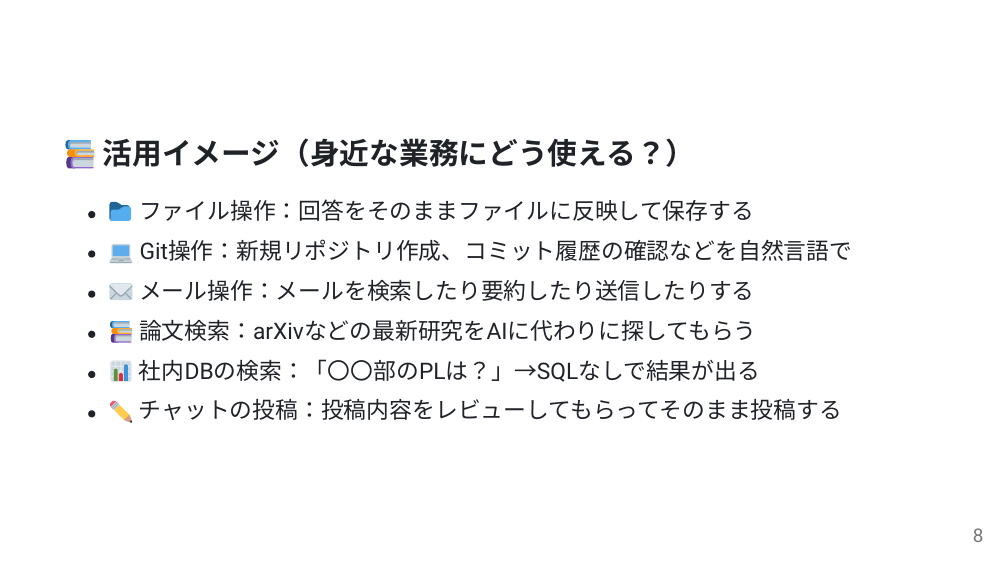
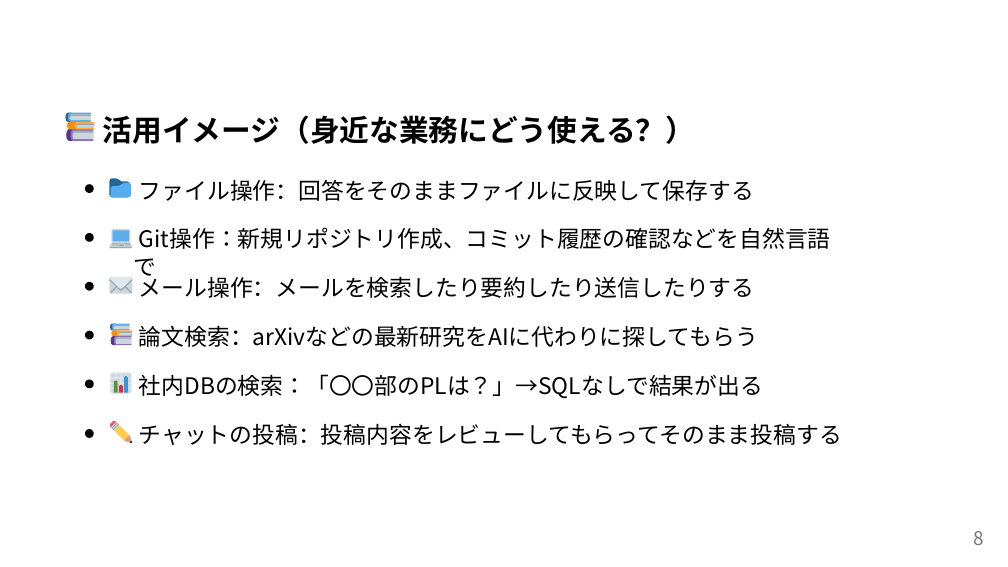
Before and after one commit to ShunsukeTamura06/mcp-study-materials, a slide deck: slide 8 of mcp-introduction.pptx. Drawn at 1008x567 pixels with LibreOffice and Linux fonts; fonts in the diff are those of the drawing. Boxes give left, top, right and bottom in pixels: in the first picture for what was removed or moved away, otherwise in the second. Text is boxed around its words. In the diff, an @@ line names an element or a change of style, - is before the commit and + after.

```diff
--- a/mcp-introduction.pptx
+++ b/mcp-introduction.pptx
@@ 4 freeform shapes: place and size @@
-4 freeform shapes at [65, 140, 132, 221]
+4 freeform shapes at [65, 113, 132, 197]
@@ freeform shape: place and size @@
-freeform shape at [73, 159, 94, 167]
+freeform shape at [70, 114, 91, 120]
@@ freeform shape: place and size @@
-freeform shape at [73, 159, 94, 166]
+freeform shape at [70, 114, 91, 118]
@@ text at [103, 115, 696, 144]: text changed; font Arial to Noto Sans CJK JP; text colour #1F2328 to #000000 @@
-活⽤イメージ（⾝近な業務にどう使える？）
+活用イメージ（身近な業務にどう使える？）
@@ freeform shape: place and size @@
-freeform shape at [70, 142, 91, 148]
+freeform shape at [73, 131, 94, 139]
@@ freeform shape: place and size @@
-freeform shape at [70, 142, 91, 146]
+freeform shape at [73, 131, 94, 138]
@@ 6 freeform shapes: place and size @@
-6 freeform shapes at [67, 150, 95, 168]
+6 freeform shapes at [67, 122, 95, 141]
@@ text "ファイル操作：回答をそのままファイルに反映して保存する": place and size @@
-text "ファイル操作：回答をそのままファイルに反映して保存する" at [139, 199, 754, 221]
+text "ファイル操作：回答をそのままファイルに反映して保存する" at [139, 180, 754, 201]
@@ fill #1F2328 to #000000 in 5 elements at [85, 282, 93, 290], [85, 380, 93, 388], [85, 233, 93, 241], [85, 430, 93, 438], [85, 185, 93, 193] @@
@@ freeform shape: place and size @@
-freeform shape at [88, 211, 95, 218]
+freeform shape at [85, 185, 93, 193]
@@ freeform shape: place and size @@
-freeform shape at [88, 250, 95, 257]
+freeform shape at [85, 233, 93, 241]
@@ text at [139, 227, 831, 249]: text changed; font Lato to Noto Sans CJK JP; text colour #1F2328 to #000000 @@
-Git操作：新規リポジトリ作成、コミット履歴の確認などを⾃然⾔語で
+Git操作：新規リポジトリ作成、コミット履歴の確認などを自然言語で
@@ 5 freeform shapes: place and size @@
-5 freeform shapes at [110, 244, 132, 263]
+5 freeform shapes at [110, 229, 132, 248]
@@ freeform shape: place and size @@
-freeform shape at [88, 290, 95, 297]
+freeform shape at [85, 282, 93, 290]
@@ 4 freeform shapes: place and size @@
-4 freeform shapes at [110, 284, 132, 300]
+4 freeform shapes at [110, 278, 132, 294]
@@ outline redrawn in 12 elements at [119, 332, 132, 335], [110, 337, 119, 346], [114, 337, 132, 346], [119, 332, 132, 334], [116, 337, 132, 343], [116, 337, 132, 343], [110, 324, 117, 330], [112, 324, 130, 330], [111, 330, 122, 337], [117, 330, 132, 337], [113, 325, 129, 330], [113, 325, 129, 328] @@
@@ text at [139, 325, 758, 347]: text changed; font Lato to Noto Sans CJK JP; text colour #1F2328 to #000000 @@
-論⽂検索：arXivなどの最新研究をAIに代わりに探してもらう
+論文検索：arXivなどの最新研究をAIに代わりに探してもらう
@@ freeform shape at [85, 330, 93, 339]: fill #1F2328 to #000000; outline redrawn @@
@@ freeform shape: place and size @@
-freeform shape at [88, 371, 95, 378]
+freeform shape at [85, 380, 93, 388]
@@ 4 freeform shapes: place and size @@
-4 freeform shapes at [110, 361, 132, 383]
+4 freeform shapes at [110, 372, 132, 394]
@@ freeform shape: place and size @@
-freeform shape at [124, 364, 128, 381]
+freeform shape at [124, 377, 128, 393]
@@ text "社内DBの検索：「〇〇部のPLは？」→SQLなしで結果が出る": place and size @@
-text "社内DBの検索：「〇〇部のPLは？」→SQLなしで結果が出る" at [139, 359, 760, 382]
+text "社内DBの検索：「〇〇部のPLは？」→SQLなしで結果が出る" at [139, 374, 763, 399]
@@ text "社内DBの検索：「〇〇部のPLは？」→SQLなしで結果が出る" at [139, 374, 763, 399]: font Lato to Noto Sans CJK JP, font Roboto to Noto Sans CJK JP in "社内DBの検索：「〇〇部のPLは？」→SQLなしで結果が出る"; text colour #1F2328 to #000000 @@
@@ freeform shape: place and size @@
-freeform shape at [88, 411, 95, 417]
+freeform shape at [85, 430, 93, 438]
@@ 6 freeform shapes: place and size @@
-6 freeform shapes at [110, 400, 132, 423]
+6 freeform shapes at [110, 420, 132, 443]
@@ font Lato to Noto Sans CJK JP, text colour #1F2328 to #000000 in 3 elements at [139, 273, 755, 298], [139, 180, 754, 201], [139, 423, 842, 445] @@
@@ text "チャットの投稿：投稿内容をレビューしてもらってそのまま投稿する": place and size @@
-text "チャットの投稿：投稿内容をレビューしてもらってそのまま投稿する" at [139, 399, 842, 420]
+text "チャットの投稿：投稿内容をレビューしてもらってそのまま投稿する" at [139, 423, 842, 445]
@@ text "8" at [974, 531, 984, 545]: font Roboto to Noto Sans CJK JP @@
```
Also in this commit, not shown: 17 other slides changed, 1 slide added, 1 slide removed, 1 other file.
